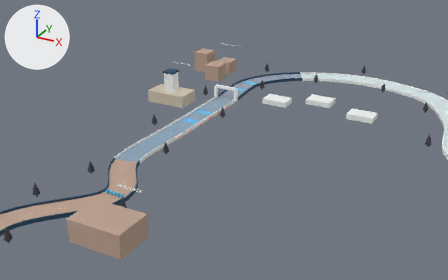
The glTF model apps/web/public/assets/maps/happy_valley.glb, before and after one commit.
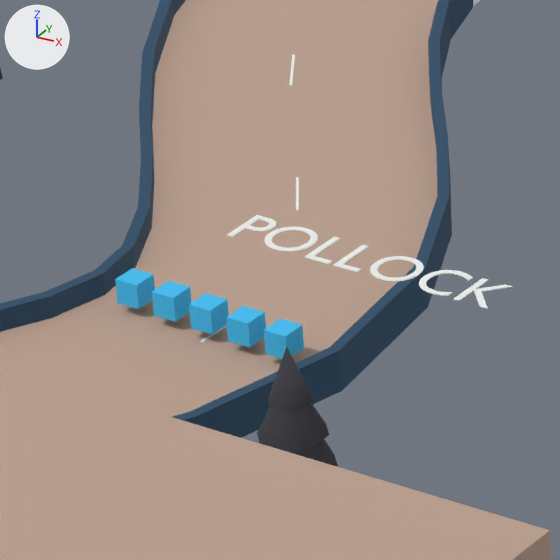
Old and new are each drawn from a 50 mm lens placed at (169.3, -309.9, 127.9), pointed at (21.6, -41.4, -6.4) and again close up on the part from 21% to 33% of the width and 58% to 77% of the height. Lighting does not change. The marker at upper left points along +X, +Y and +Z. The last two pictures show the newer version. Where no turn or scale is listed for an object, it has been applied to the vertices. Vertices at exactly the same position are counted once.

The first close-up shows 'trk_batch_colormap.003', 'trk_batch_mat_boost', 'trk_batch_mat_chalk', 'trk_batch_mat_navy', 'trk_batch_mat_pollock'.
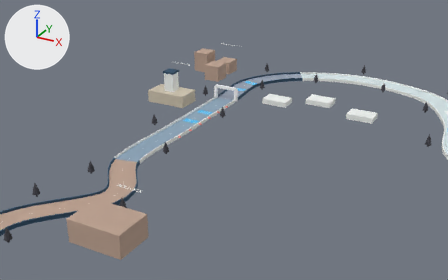
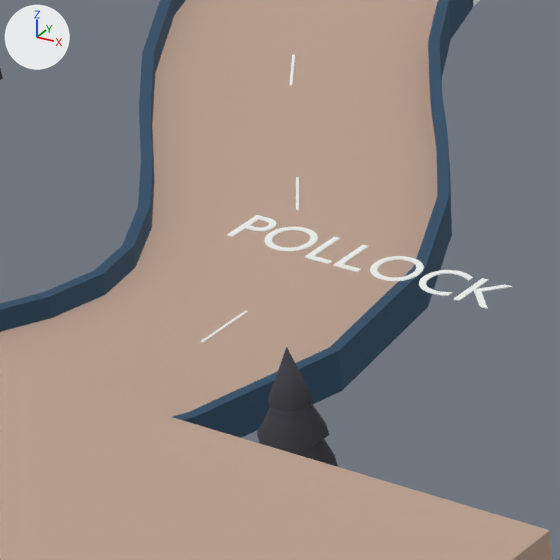
Location of each change, (x1, y1, x2, y2) in pixels of the close-ups (560 x 560 px):
'trk_batch_mat_boost', reshaped (not visible afterwards): before (115, 268, 304, 359)
part 1 of me_prop_boost_012, deleted (cyan): before (115, 268, 155, 309)
part 2 of me_prop_boost_012, deleted (cyan): before (264, 319, 304, 359)
part 3 of me_prop_boost_012, deleted (cyan): before (152, 281, 192, 322)
part 4 of me_prop_boost_012, deleted (cyan): before (189, 293, 229, 335)
part 5 of me_prop_boost_012, deleted (cyan): before (226, 306, 266, 347)

The change, as a list of edits to the scene's bpy script:
```text
Change me_prop_boost_012:
    used by ob_trk_batch_mat_boost; location = (0.0, 0.0, 0.0)
    remove me_prop_boost_012.from_pydata(...)  # 72 vertices, 108 faces; spans x -6.0..21.0, y -129.0..38.0, z 0.0..2.0
    add me_prop_boost_012.from_pydata(...)  # 32 vertices, 48 faces; spans x -6.0..4.0, y -42.0..38.0, z 0.0
    me_prop_boost_012 part 1: the loose piece of 8 vertices spanning x 12.0..13.0, y -128.0..-127.0, z 0.0..2.0 is deleted
    me_prop_boost_012 part 2: the loose piece of 8 vertices spanning x 20.0..21.0, y -129.0..-128.0, z 0.0..2.0 is deleted
    me_prop_boost_012 part 3: the loose piece of 8 vertices spanning x 14.0..15.0, y -128.0..-127.0, z 0.0..2.0 is deleted
    me_prop_boost_012 part 4: the loose piece of 8 vertices spanning x 16.0..17.0, y -129.0..-127.0, z 0.0..2.0 is deleted
    me_prop_boost_012 part 5: the loose piece of 8 vertices spanning x 18.0..19.0, y -129.0..-128.0, z 0.0..2.0 is deleted
```
